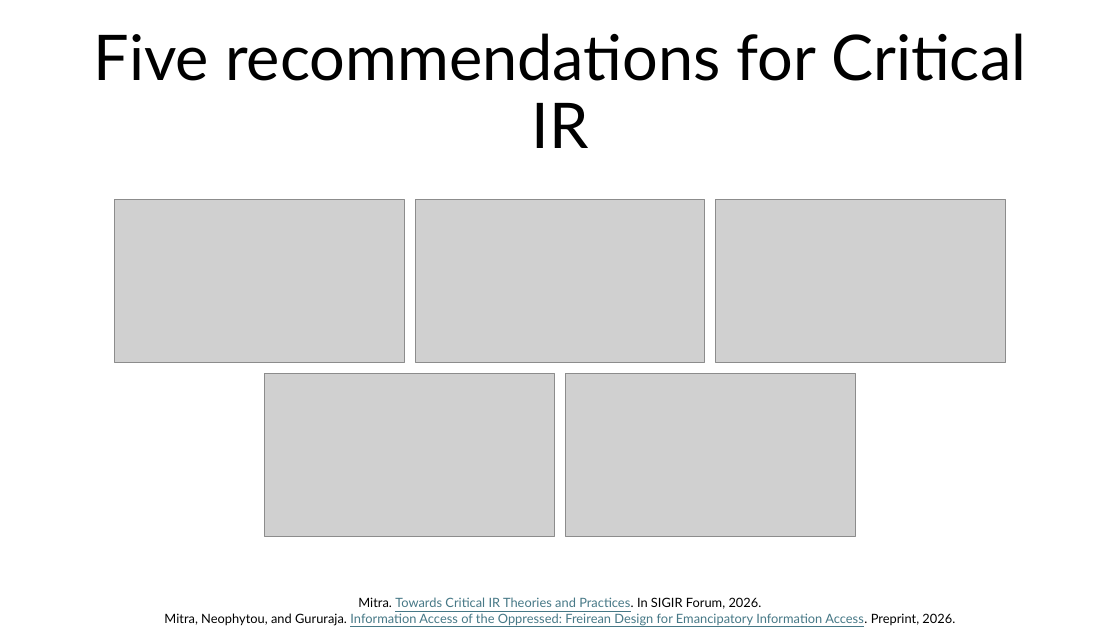
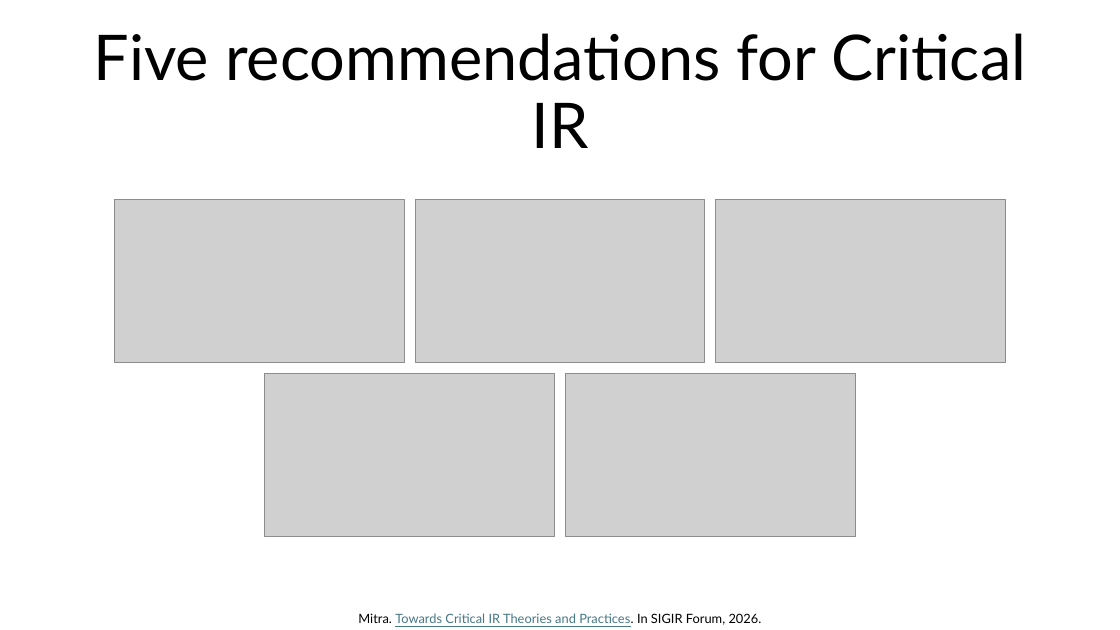
Before and after one commit to bhaskar-mitra/bhaskar-mitra.github.io, a slide deck: slide 10 of files/emancipatory-ir-season2026.pptx. Drawn at 1120x630 pixels with LibreOffice and Linux fonts; fonts in the diff are those of the drawing; grey boxes stand for pictures. Boxes give left, top, right and bottom in pixels: in the first picture for what was removed or moved away, otherwise in the second. Text is boxed around its words. In the diff, an @@ line names an element or a change of style, - is before the commit and + after.

```diff
--- a/files/emancipatory-ir-season2026.pptx
+++ b/files/emancipatory-ir-season2026.pptx
@@ text "Mitra. Towards Critical IR Theories ...": place and size @@
-text "Mitra. Towards Critical IR Theories ..." at <box>164,597,955,625</box>
+text "Mitra. Towards Critical IR Theories ..." at <box>358,613,762,625</box>
@@ text at <box>164,611,955,625</box>: paragraph removed @@
-Mitra, Neophytou, and Gururaja. Information Access of the Oppressed: Freirean Design for Emancipatory Information Access. Preprint, 2026.
```
